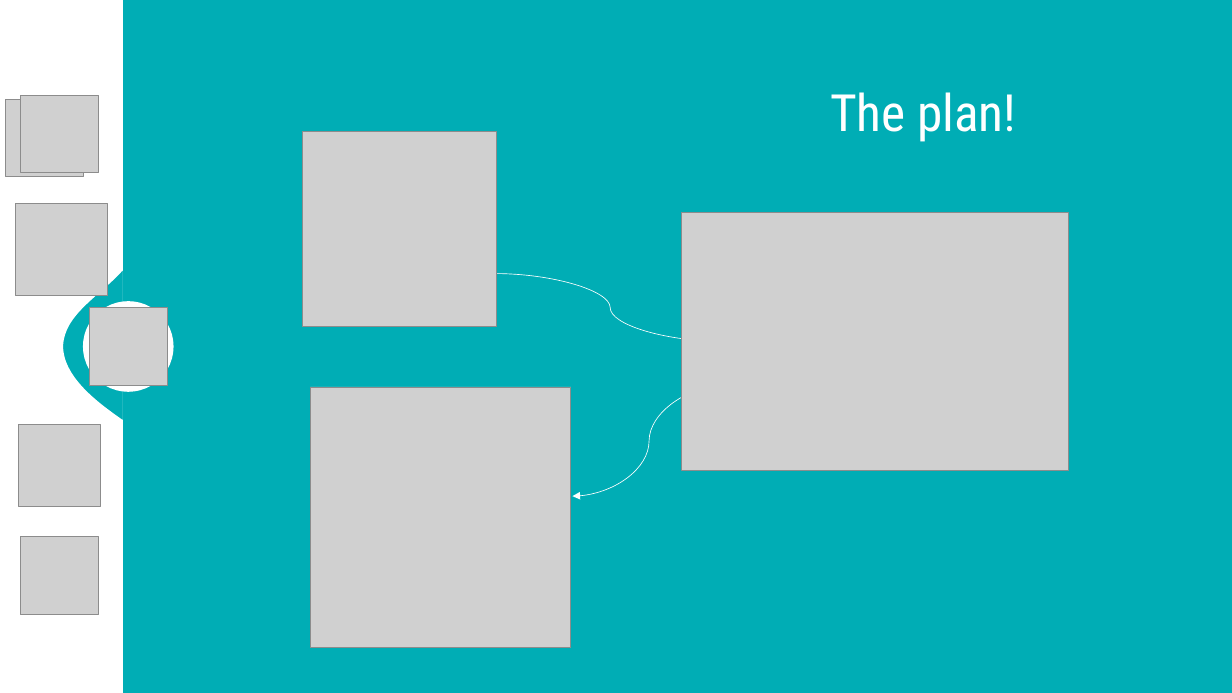
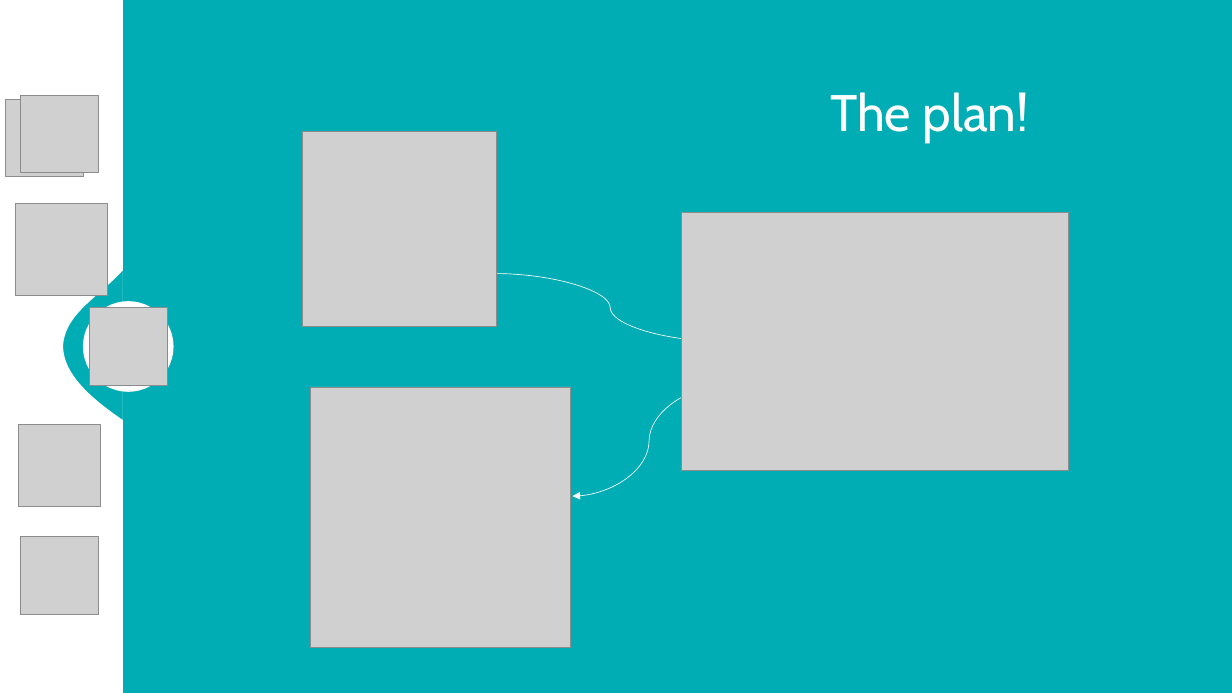
Before and after one commit to TYAtanasov21/Chemistry_Clash, a slide deck: slide 3 of documents/Presentation - Chemistry clash.pptx. Drawn at 1232x693 pixels with LibreOffice and Linux fonts; fonts in the diff are those of the drawing; grey boxes stand for pictures; background and template pictures are left out. Boxes give left, top, right and bottom in pixels: in the first picture for what was removed or moved away, otherwise in the second. Text is boxed around its words. In the diff, an @@ line names an element or a change of style, - is before the commit and + after.

```diff
--- a/documents/Presentation - Chemistry clash.pptx
+++ b/documents/Presentation - Chemistry clash.pptx
@@ text "The plan!" at <box>830,92,1029,142</box>: font Roboto Condensed to Cabin @@
```
Also in this commit, not shown: 3 other slides changed, 2 other files.
